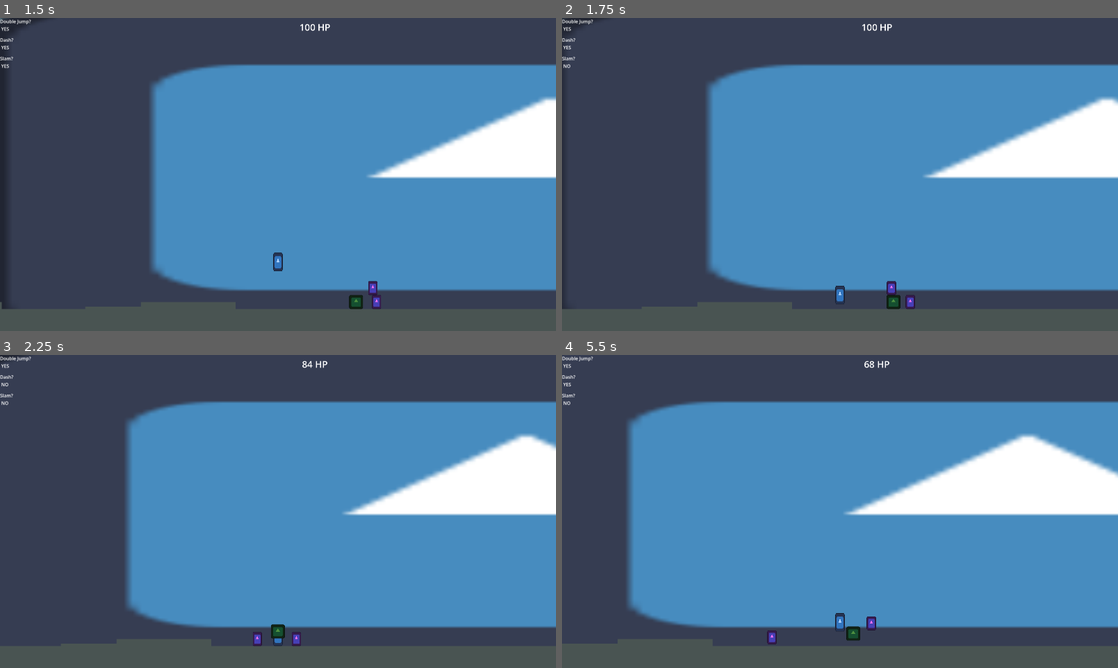
Above: before the commit, frames 1-4 (two rows, left to right).
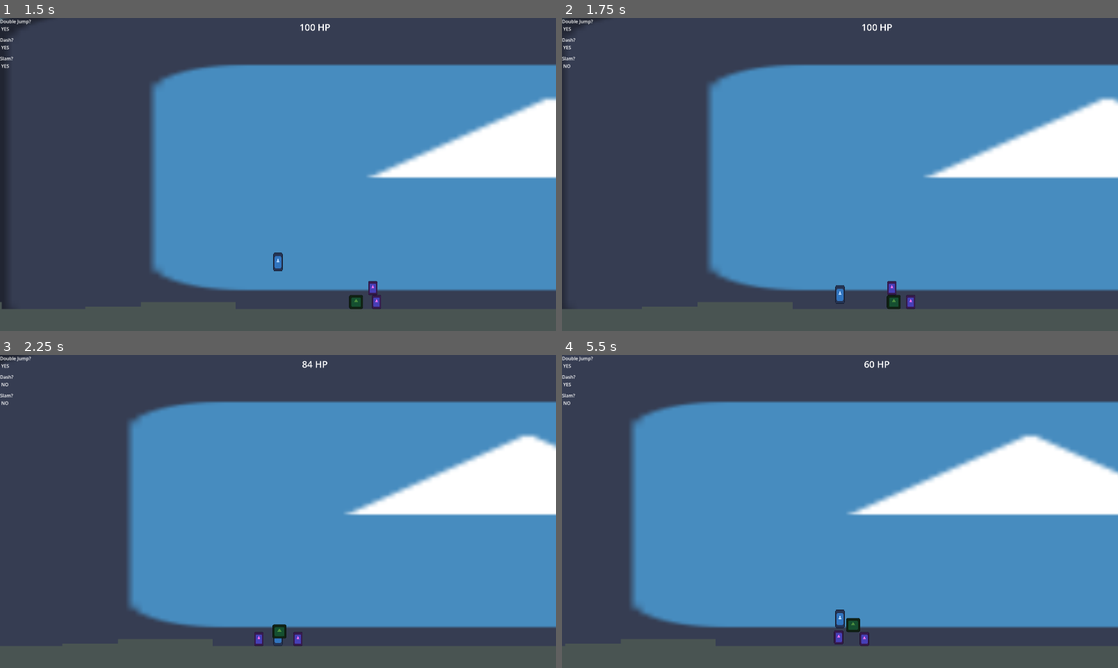
Above: after the commit, the same moments.

Repository: HeroHunterIguess/untitled-wip-game
Game: Godot game, scene res://scenes/worlds/main_world.tscn
The game is run twice, just before and just after one commit, with the same random seed, the same clock (stepped at 60 frames per second) and the same inputs. The engine's default icon, where the game draws it, is replaced by a stand-in: a white triangle on a blue panel in a dark square.
Inputs (mouse positions are in pixels of both pictures, inside the frame that each line leads up to):
- Up to frame 1 (1.5 s): move the mouse to (400, 158) at 0.52 s; hold D (right) from 0.53 s (still down); tap F (ground_slam) at 0.6 s; tap Space (double jump) at 0.77 s; move the mouse to (166, 190) at 1.27 s; tap E (air_freeze) at 1.35 s
- Up to frame 2 (1.75 s): keep holding D (right); tap Space (double jump) at 1.52 s; tap F (ground_slam) at 1.55 s
- Up to frame 3 (2.25 s): move the mouse to (333, 442) at 2.02 s; release D (right) at 2.03 s; hold A (left) from 2.03 s (still down); tap Shift (dash) at 2.1 s
- Up to frame 4 (5.5 s): tap F (ground_slam) at 2.3, 3.05, 3.6, 4.55, 5.1 s; move the mouse to (812, 574) at 2.77 s; release A (left) at 2.78 s; hold D (right) 2.78-4.28 s; right-click (812, 574) at 2.85 s; tap Space (double jump) at 3.02, 3.77, 4.52 s; move the mouse to (1006, 558) at 3.52 s; move the mouse to (673, 464) at 4.27 s; hold A (left) 4.28-5.03 s; click (673, 464) at 4.35 s; move the mouse to (867, 511) at 5.02 s; hold D (right) from 5.03 s (still down)

Frame 1 is identical in both runs. In frame 2, less than 0.1% of the frame differs, in the area x 49-64%, y 84-93%; in frame 3, 0.2%; in frame 4, 2.1%, in the area x 11-100%, y 2-93%.

Commit message:
ability changes

Diff:
--- a/scripts/game/burst_enemy.gd
+++ b/scripts/game/burst_enemy.gd
@@ -25,7 +25,6 @@
 		elif get_tree().root.find_child("player",true,false).to_local(self.global_position).x < 0:
 			velocity.x = move_toward(velocity.x, SOFT_SPEED_CAP, global.FRICTION * delta)
 
-	# MIGHT REMOVE THIS FOR THIS ENEMY TYPE SO IT DOESNT PILE UP THE SAME WAY
 	# jump if at wall/other enemy
 	if is_on_wall() && is_on_floor():
 		velocity.y -= JUMP_FORCE
@@ -43,6 +42,7 @@
 	if (health <= 0):
 		die()
 
+# I THINK THIS ISNT WORKING RN
 # deal damage to player when touched
 func _on_hitbox_area_entered(area: Area2D) -> void:
 	if area.is_in_group("player"):
--- a/scripts/game/ground_slam.gd
+++ b/scripts/game/ground_slam.gd
@@ -5,8 +5,8 @@
 
 func _on_area_entered(area: Area2D) -> void:
 	# damage things in area
-	if !area.is_in_group("player"):
-		var object = area.get_parent()
+	var object = area.get_parent()
+	if !object.is_in_group("player"):
 		if object.has_method("take_damage"):
 			object.health = object.take_damage(object.health, DAMAGE)
 
--- a/scripts/game/player.gd
+++ b/scripts/game/player.gd
@@ -104,6 +104,19 @@
 		frozen = false
 		current_gravity = global.GRAVITY
 
+	# check when ground slam hits ground
+	if slamming && is_on_floor():
+		velocity.y = -SLAM_REBOUNCE
+
+		is_attacking = false
+		slamming = false
+		data.slam_timer = SLAM_COOLDOWN
+
+		# reset ground slam instance if it exists
+		if ground_slam:
+			ground_slam.queue_free()
+			ground_slam = null
+
 	# add coyote time
 	if is_on_floor():
 		coyote_timer = COYOTE_TIME
@@ -185,19 +198,6 @@
 
 		velocity.y = SLAM_FORCE
 
-	# check when ground slam hits ground
-	if slamming && is_on_floor():
-		velocity.y = -SLAM_REBOUNCE
-
-		is_attacking = false
-		slamming = false
-		data.slam_timer = SLAM_COOLDOWN
-
-		# reset ground slam instance if it exists
-		if ground_slam:
-			ground_slam.queue_free()
-			ground_slam = null
-
 	# spawn grenade
 	# GRENADE IS CURRENTLY BROKEN/UNFINISHED
 	if Input.is_action_just_pressed("grenade") && data.has_grenade:
